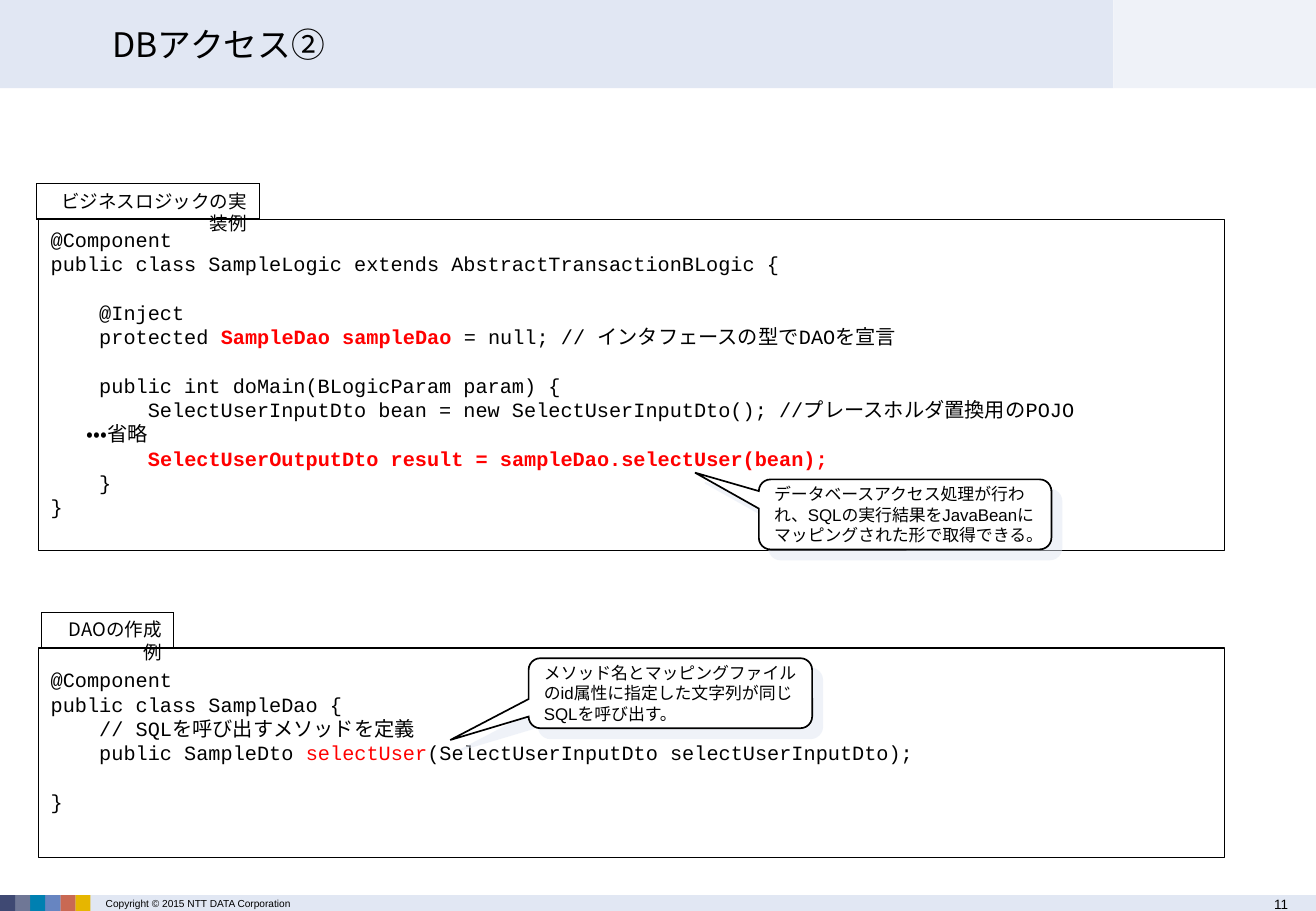
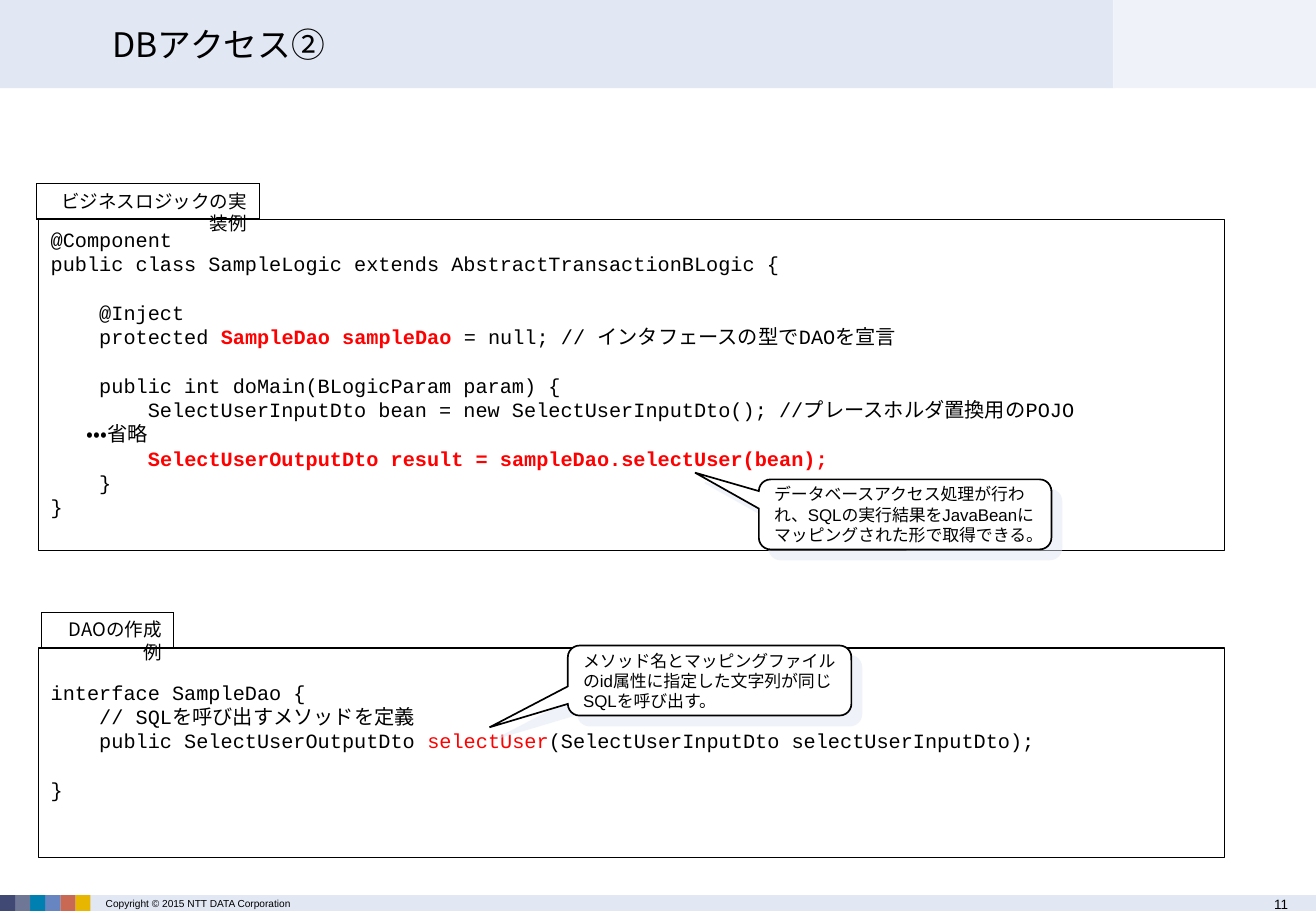
Before and after one commit to terasoluna-batch/terasoluna-doc, a slide deck: slide 11 of architecture/TERASOLUNA Batch Framework for Java Version 3.x 説明資料.pptx. Drawn at 1316x911 pixels with LibreOffice and Linux fonts; fonts in the diff are those of the drawing; background and template pictures are left out. Boxes give left, top, right and bottom in pixels: in the first picture for what was removed or moved away, otherwise in the second. Text is boxed around its words. In the diff, an @@ line names an element or a change of style, - is before the commit and + after.

```diff
--- a/architecture/TERASOLUNA Batch Framework for Java Version 3.x 説明資料.pptx
+++ b/architecture/TERASOLUNA Batch Framework for Java Version 3.x 説明資料.pptx
@@ rounded speech box "メソッド名とマッピングファイルのid属性に指定した文字列が同じSQLを呼び出す。": place and size @@
-rounded speech box "メソッド名とマッピングファイルのid属性に指定した文字列が同じSQLを呼び出す。" at [529, 659, 812, 729]
+rounded speech box "メソッド名とマッピングファイルのid属性に指定した文字列が同じSQLを呼び出す。" at [567, 645, 851, 716]
@@ text in rectangle at [51, 685, 281, 705]: text changed @@
-@Component
-public class SampleDao {
+interface SampleDao {
@@ text in rectangle at [99, 734, 1035, 753]: text changed @@
-public SampleDto selectUser(SelectUserInputDto selectUserInputDto);
+public SelectUserOutputDto selectUser(SelectUserInputDto selectUserInputDto);
```
Also in this commit, not shown: 7 other slides changed, 1 slide added, 1 slide removed.
